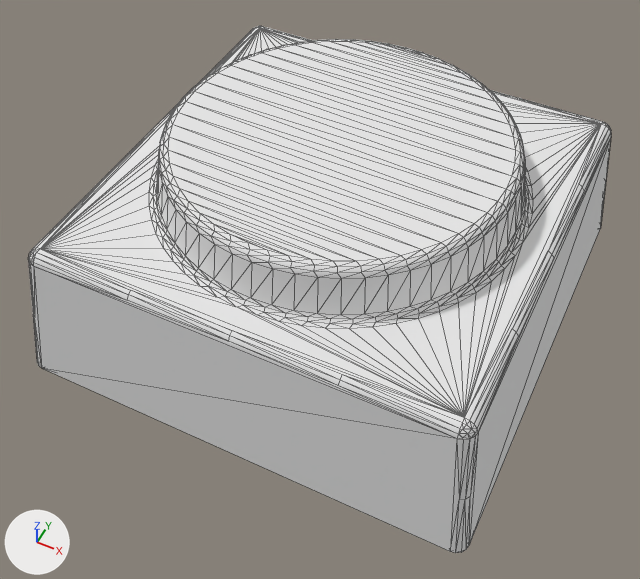
The OBJ model BLOCK3D.obj as it was, and as the next commit left it.
Rendered twice from a camera (50 mm lens) standing at (10.6, -22.8, 24.4) and looking at (0.2, -2.2, -1.4). Arrows for +X, +Y and +Z are at lower left; the lights stay in place. The first picture is the older version. Mesh edges are drawn as thin lines. Where no turn or scale is listed for an object, it has been applied to the vertices.

The first picture shows 'BLOCK3D'.
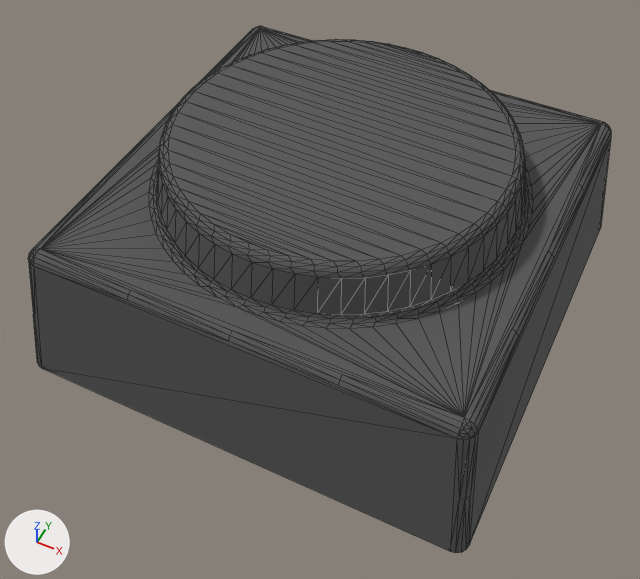
The change, as a diff of the scene's bpy script:
```diff
--- a/BLOCK3D.obj.py
+++ b/BLOCK3D.obj.py
@@ mat_plastic___glossy__black @@
+mat_plastic___glossy__black = principled_material('Plastic_-_Glossy_(Black)')
+mat_plastic___glossy__black.base_color = (0.098, 0.098, 0.098)  # dark grey #585858
+mat_plastic___glossy__black.roughness = 1.0
@@ me_block3d @@
 me_block3d.from_pydata(...)  # 1141 vertices, 2278 faces; spans x -9.0..9.0, y -9.0..9.0, z -3.5..4.5
 # used by ob_block3d; location = (0.0, 0.0, 0.0)
+# me_block3d part 1: all 1178 faces that had it switch from mat_pa_12___nylon___pa_603_cf__with_eos_p_3d_printers__002 (white #e7e7e7) to mat_plastic___glossy__black (dark grey #585858)
 me_block3d.materials.append(mat_orgasol__invent_smooth___pa_12_002)
```

Pixel boxes [x1, y1, x2, y2] of what changed, in the pictures (640 x 579 px):
part 1 of me_block3d, recoloured (white to dark grey)
    both: [28, 26, 611, 553]
